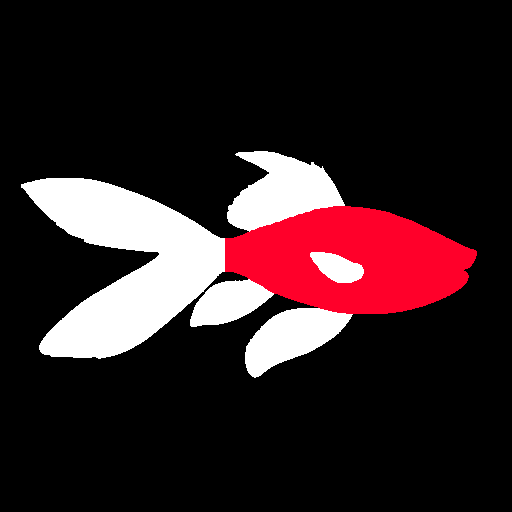
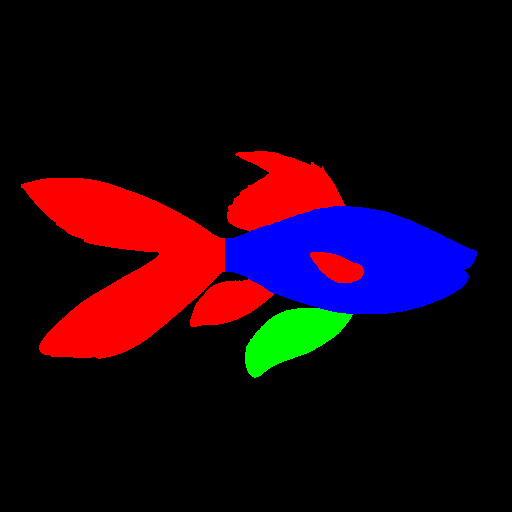
Two versions of the same layered image (512px x 512px). Layer-by-layer changes:
added layer "example" above "Pectoral Fin" over bbox(21, 151, 477, 378)
